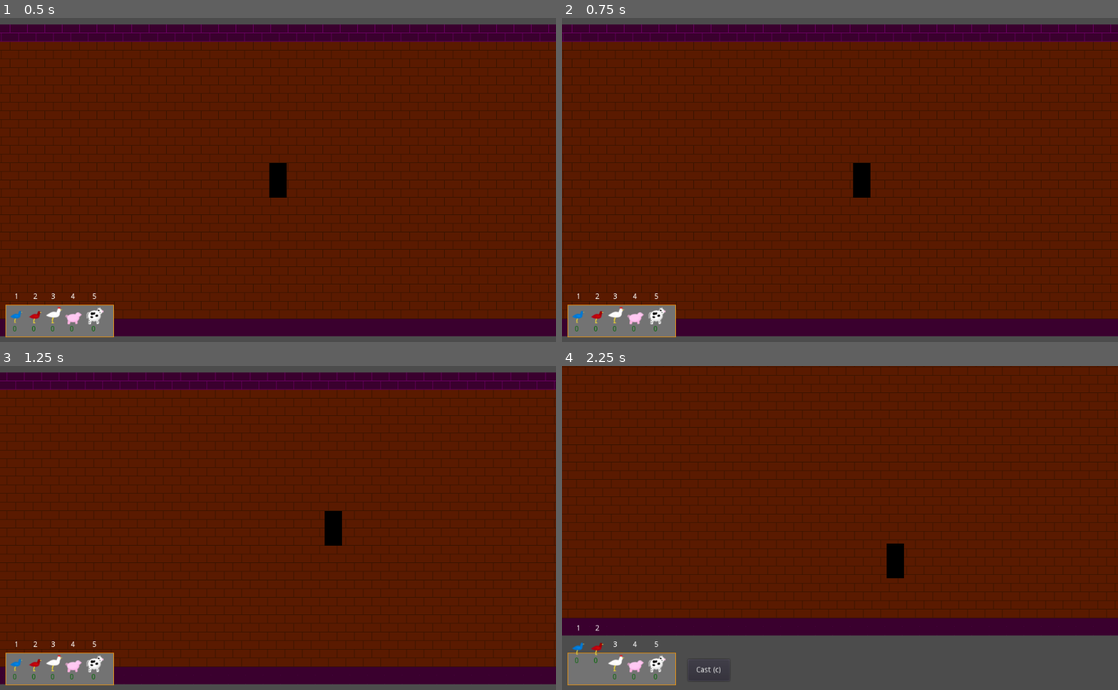
Above: before the commit, frames 1-4 (two rows, left to right).
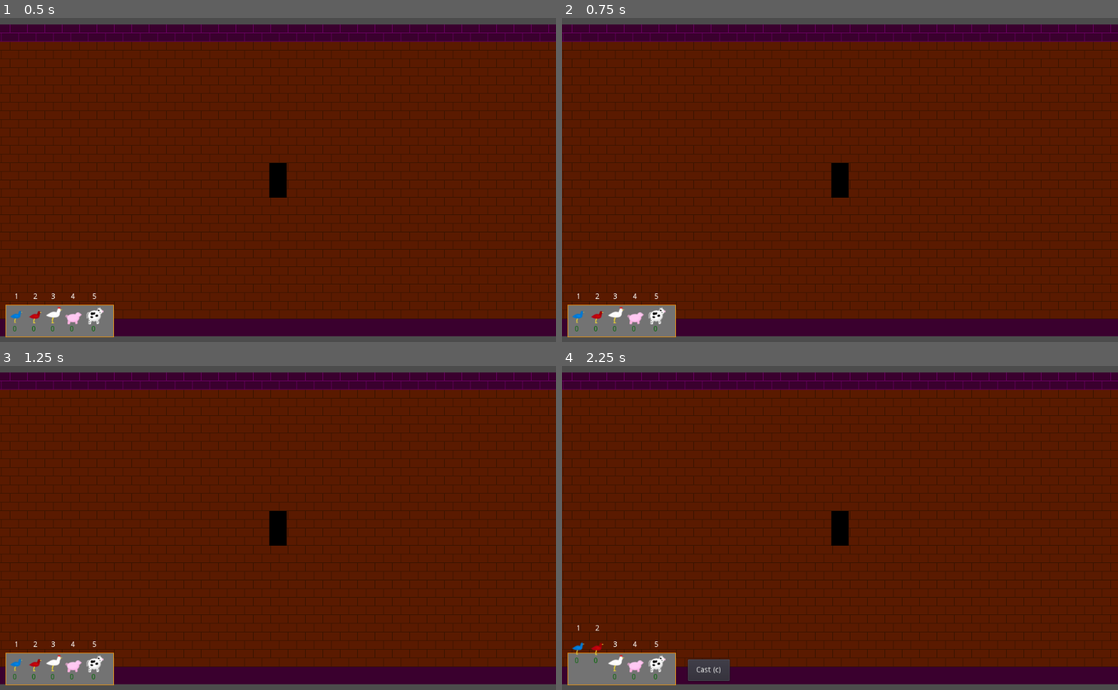
Above: after the commit, the same moments.

Repository: agmcleod/ld43
Game: Godot game, scene res://main.tscn
The game is run twice, just before and just after one commit, with the same random seed, the same clock (stepped at 60 frames per second) and the same inputs.
Inputs:
- Up to frame 1 (0.5 s): no input
- Up to frame 2 (0.75 s): tap Enter at 0.5 s; hold D (right) from 0.53 s (still down); tap C (cast) at 0.6 s
- Up to frame 3 (1.25 s): keep holding D (right)
- Up to frame 4 (2.25 s): release D (right) at 1.28 s; hold S (down) 1.28-2.03 s; tap 1 (ingredient_1) at 1.35 s; hold D (right) from 2.03 s (still down); tap 2 (ingredient_2) at 2.1 s

Frame 1 is identical in both runs. In frame 2, 0.7% of the frame differs, in the area x 48-56%, y 44-56%; in frame 3, 2.4%; in frame 4, 33%, in the area x 0-100%, y 0-99%.
Error after the commit: Invalid get index 'SPELL_STATUS_TYPE' (on base: 'null instance'). (res://units/Player.gd:27)

Commit message:
bunch of code for the first spell

Diff:
--- /dev/null
+++ b/Constants.gd
@@ -0,0 +1,5 @@
+var SPELL_STATUS_TYPE = (
+  BURNING = 1,
+  FROZEN = 2,
+  SLOWED = 4,
+)
--- a/main.tscn
+++ b/main.tscn
@@ -477,14 +477,16 @@
 toggle_mode = false
 action_mode = 0
 enabled_focus_mode = 2
-shortcut = SubResource( 3 )
+shortcut = SubResource( 2 )
 group = null
 text = "Cast (c)"
 flat = false
 align = 1
 _sections_unfolded = [ "Visibility" ]
 
-[node name="Player" type="KinematicBody2D" parent="." index="14"]
+[node name="Player" type="KinematicBody2D" parent="." index="14" groups=[
+"player",
+]]
 
 input_pickable = false
 collision_layer = 1
--- /dev/null
+++ b/spells/FireBall.tscn
@@ -0,0 +1,47 @@
+[gd_scene load_steps=3 format=2]
+
+[ext_resource path="res://spells/Spell.gd" type="Script" id=1]
+
+[sub_resource type="CircleShape2D" id=1]
+
+custom_solver_bias = 0.0
+radius = 10.0
+
+[node name="FireBall" type="Area2D" index="0"]
+
+input_pickable = true
+gravity_vec = Vector2( 0, 1 )
+gravity = 98.0
+linear_damp = 0.1
+angular_damp = 1.0
+audio_bus_override = false
+audio_bus_name = "Master"
+script = ExtResource( 1 )
+status = 1
+status_duration = 5
+status_damage = 15
+damage = 20
+duration = 1.5
+dies_on_collision = true
+
+[node name="ColorRect" type="ColorRect" parent="." index="0"]
+
+anchor_left = 0.0
+anchor_top = 0.0
+anchor_right = 0.0
+anchor_bottom = 0.0
+margin_left = -10.0
+margin_top = -9.0
+margin_right = 10.0
+margin_bottom = 9.0
+rect_pivot_offset = Vector2( 0, 0 )
+rect_clip_content = false
+mouse_filter = 0
+mouse_default_cursor_shape = 0
+size_flags_horizontal = 1
+size_flags_vertical = 1
+color = Color( 0.574219, 0.0910723, 0.0910723, 1 )
+
+[node name="CollisionShape2D" type="CollisionShape2D" parent="." index="1"]
+
+shape = SubResource( 1 )
--- /dev/null
+++ b/spells/Spell.gd
@@ -0,0 +1,31 @@
+extends Area2D
+
+onready var constants = get_node("/root/Constants")
+export (int) var status = constants.SPELL_STATUS_TYPE.BURNING
+# How long the status effect should last
+export (int) var status_duration = 0
+export (int) var status_damage = 0
+export (int) var damage = 0
+var velocity = Vector2(0, 0)
+# How long the spell itself lasts
+export (float) var duration = 0
+var time_alive = 0
+export (bool) var dies_on_collision = false
+
+func _on_area_entered(other):
+  if (self.group_name == "player" && other.group_name == "enemy") || (self.group_name == "enemy" && other.group_name == "player"):
+    other.take_damage(damage)
+    other.handle_spell(status, status_duration, status_damage)
+
+  if other.group_name != "spell" && dies_on_collision:
+    queue_free()
+
+
+func _ready():
+  self.connect('area_entered', self, '_on_area_entered')
+  self.add_to_group("spell")
+
+func _process(delta):
+  time_alive += delta
+  if duration != 0 && time_alive > duration:
+    queue_free()
--- a/units/Player.gd
+++ b/units/Player.gd
@@ -1,6 +1,10 @@
-extends KinematicBody2D
+# Defines status & health
+extends "res://units/SpellReceiver.gd"
 
 export (int) var speed = 200
+
+onready var constants = get_node("/root/Constants")
+
 var velocity = Vector2()
 
 var resources = {
@@ -12,6 +16,7 @@
 }
 
 func _ready():
+  health = 500
   # Called when the node is added to the scene for the first time.
   # Initialization here
   pass
@@ -19,20 +24,27 @@
 func _physics_process(delta):
   velocity.x = 0
   velocity.y = 0
-  if Input.is_action_pressed('right'):
-    velocity.x += 1
-  if Input.is_action_pressed('left'):
-    velocity.x -= 1
-  if Input.is_action_pressed('down'):
-    velocity.y += 1
-  if Input.is_action_pressed('up'):
-    velocity.y -= 1
+  if status != constants.SPELL_STATUS_TYPE.FROZEN:
+    if Input.is_action_pressed('right'):
+      velocity.x += 1
+    if Input.is_action_pressed('left'):
+      velocity.x -= 1
+    if Input.is_action_pressed('down'):
+      velocity.y += 1
+    if Input.is_action_pressed('up'):
+      velocity.y -= 1
 
-  move_and_slide(velocity.normalized() * speed)
+  var resulting_speed = speed
+  if status == constants.SPELL_STATUS_TYPE.SLOWED:
+    resulting_speed /= 2
+
+  move_and_slide(velocity.normalized() * resulting_speed)
 
   pass
 
 func _on_cast_pressed():
+  if status == constants.SPELL_STATUS_TYPE.FROZEN:
+    return
   print("cast")
 
 
--- /dev/null
+++ b/units/SpellReceiver.gd
@@ -0,0 +1,32 @@
+extends KinematicBody2D
+
+var health = 0
+var status = 0
+var effect_timer = 0
+var damage_per_tick = 0
+var tick_rate = 1.0
+
+func take_damage(amount):
+  health -= amount
+  if health <= 0:
+    queue_free()
+
+func handle_spell(status_effect, status_duration, status_damage):
+  status = status_effect
+  effect_timer = status_duration
+  damage_per_tick = status_damage / status_duration
+  pass
+
+func _handle_damage_per_tick(delta):
+  tick_rate -= delta
+  if tick_rate <= 0:
+    tick_rate = 1.0
+    health -= damage_per_tick
+
+func _process(delta):
+  if effect_timer > 0:
+    if damage_per_tick > 0:
+      _handle_damage_per_tick(delta)
+    effect_timer -= delta
+    if effect_timer <= 0:
+      status = 0
Not shown: 3 places in main.tscn that only renumber resources
Not shown, added: units/Move.md
